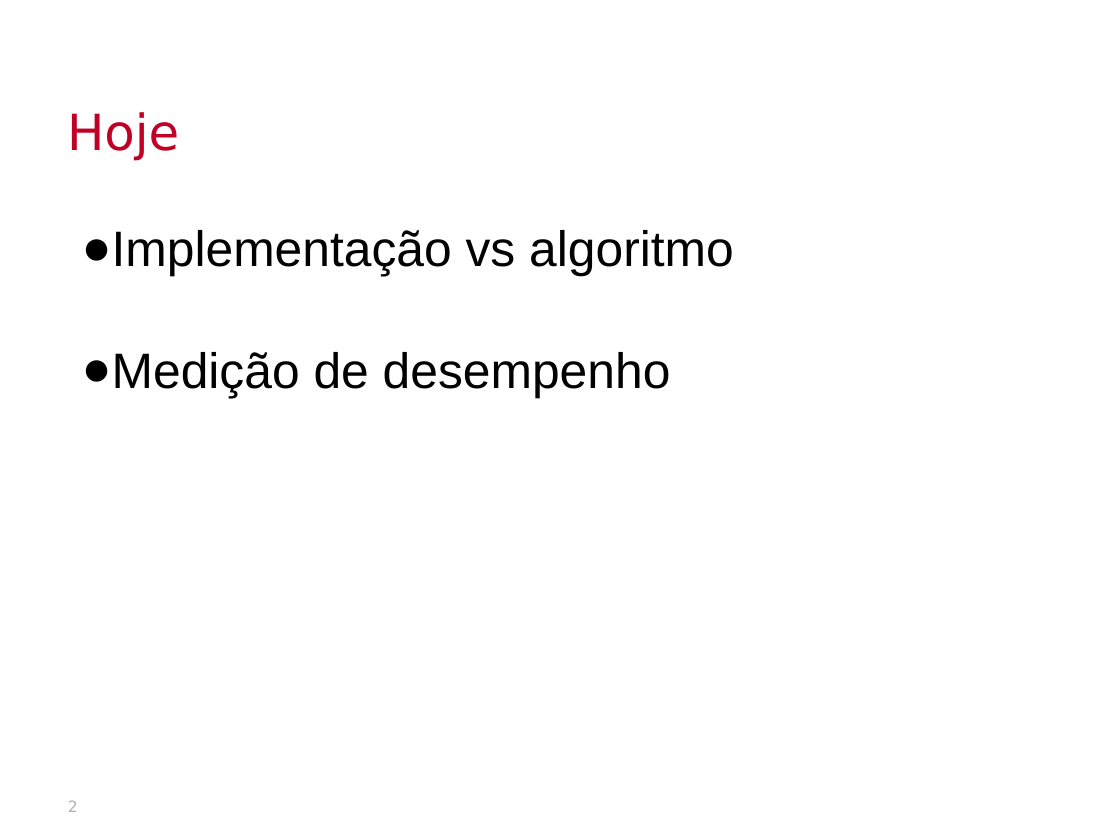
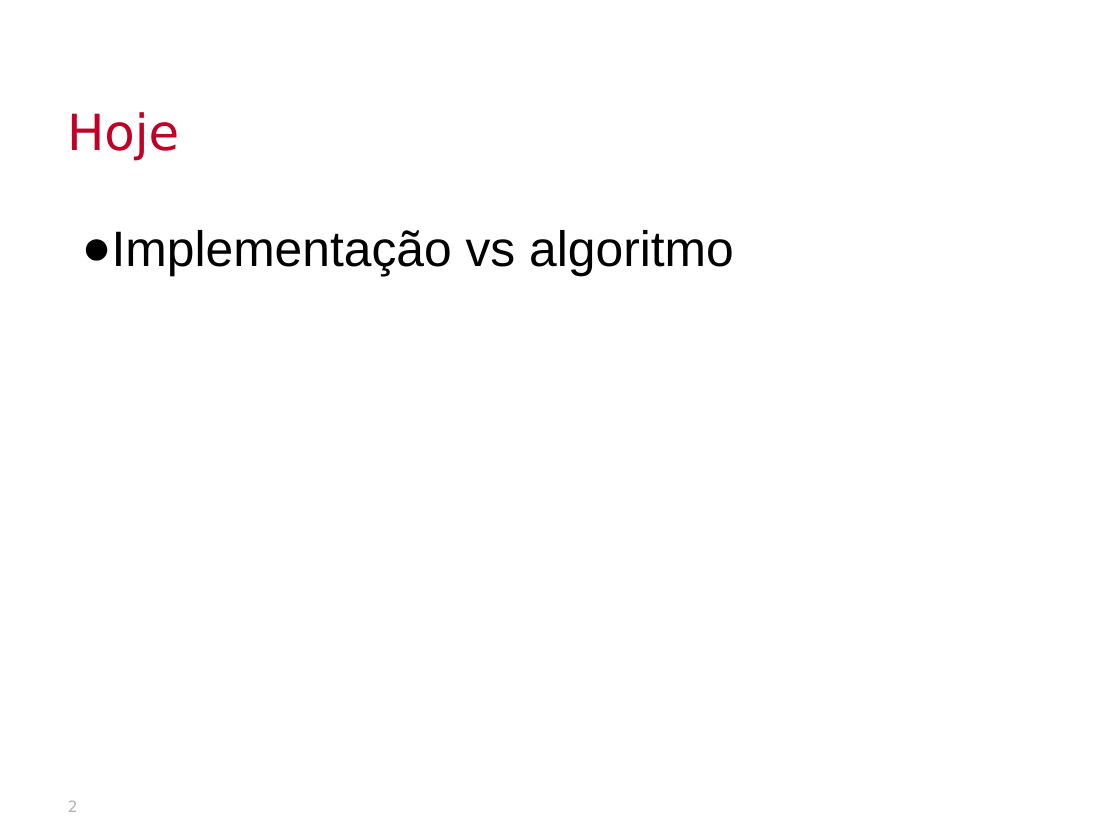
Before and after one commit to thalials/supercomp, a slide deck: slide 2 of aulas/02-desempenho/slides.pptx. Drawn at 1120x840 pixels with LibreOffice and Linux fonts; fonts in the diff are those of the drawing; background and template pictures are left out. Boxes give left, top, right and bottom in pixels: in the first picture for what was removed or moved away, otherwise in the second. Text is boxed around its words. In the diff, an @@ line names an element or a change of style, - is before the commit and + after.

```diff
--- a/aulas/02-desempenho/slides.pptx
+++ b/aulas/02-desempenho/slides.pptx
@@ text at (82, 352, 671, 398): paragraph removed @@
-● Medição de desempenho
```
Also in this commit, not shown: 4 slides added, 5 slides removed, 14 other files.
